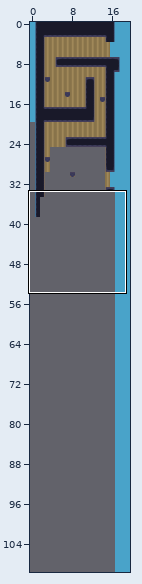
A Tiled map gets an edit: Assets/Maps/MAP.tmx. Above: a wide view before the commit, with the close-up outlined.
Close-up. First the earlier version:
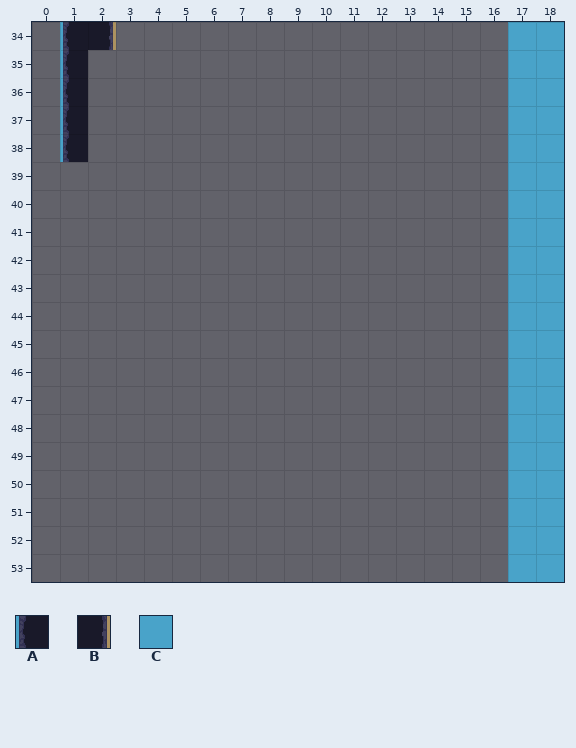
Cells are 32x32 px. Shown: x 0..18, y 34..53. The commit also changed other parts of the map, which this record leaves out.
Key: from "TileSet": A 15, B 20, C 34.
_ is an empty cell.
Layer "Tile Layer 1" before, first column x 0:
34 _AB______________CC
35 _A_______________CC
36 _A_______________CC
37 _A_______________CC
38 _A_______________CC
39 _________________CC
40 _________________CC
41 _________________CC
42 _________________CC
43 _________________CC
44 _________________CC
45 _________________CC
46 _________________CC
47 _________________CC
48 _________________CC
49 _________________CC
50 _________________CC
51 _________________CC
52 _________________CC
53 _________________CC
Once edited:
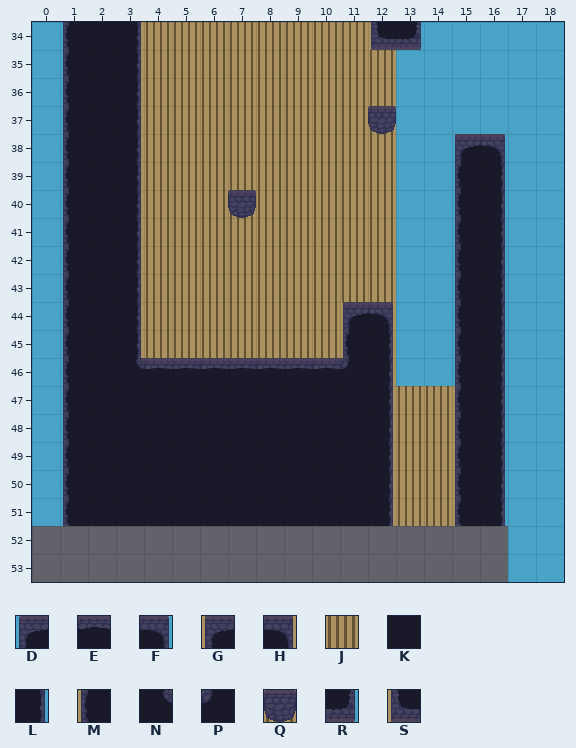
Further tiles: from "TileSet": D 3, E 4, F 5, G 6, H 8, J 13, K 16, L 17, M 18, N 21, P 22, Q 23, R 29, S 30.
Changes in this commit:
Layer "Tile Layer 1":
y 34: x 0 _ -> C; x 2..16 B______________ -> KBJJJJJJJJSRCCC
y 35..36: x 0 _ -> C; x 2..16 _______________ -> KBJJJJJJJJJCCCC
y 37: x 0 _ -> C; x 2..16 _______________ -> KBJJJJJJJJQCCCC
y 38: x 0 _ -> C; x 2..16 _______________ -> KBJJJJJJJJJCCDF
y 39: x 0..16 _________________ -> CAKBJJJJJJJJJCCAL
y 40: x 0..16 _________________ -> CAKBJJJQJJJJJCCAL
y 41..43: x 0..16 _________________ -> CAKBJJJJJJJJJCCAL
y 44: x 0..16 _________________ -> CAKBJJJJJJJGHCCAL
y 45: x 0..16 _________________ -> CAKBJJJJJJJMBCCAL
y 46: x 0..16 _________________ -> CAKNEEEEEEEPBCCAL
y 47..51: x 0..16 _________________ -> CAKKKKKKKKKKBJJML
